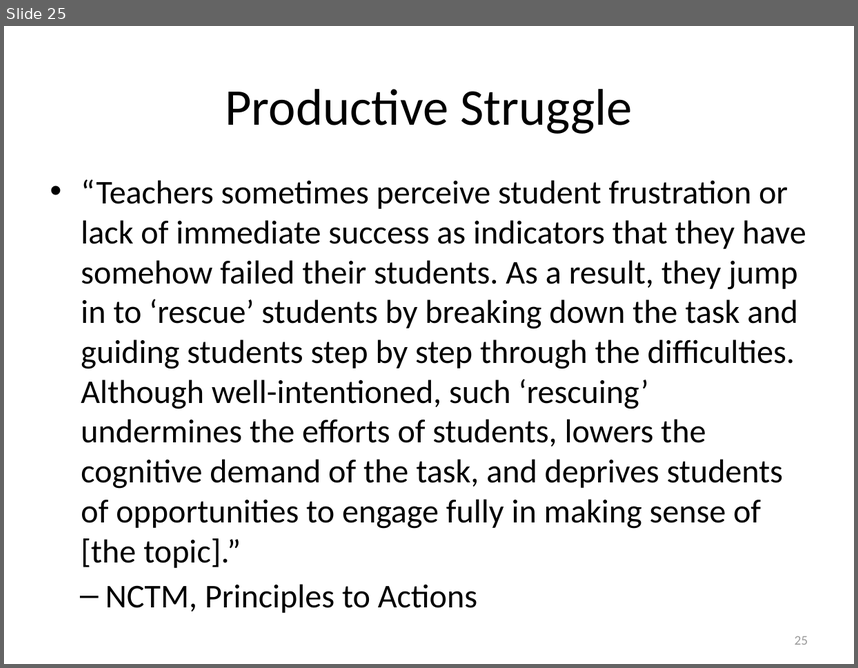
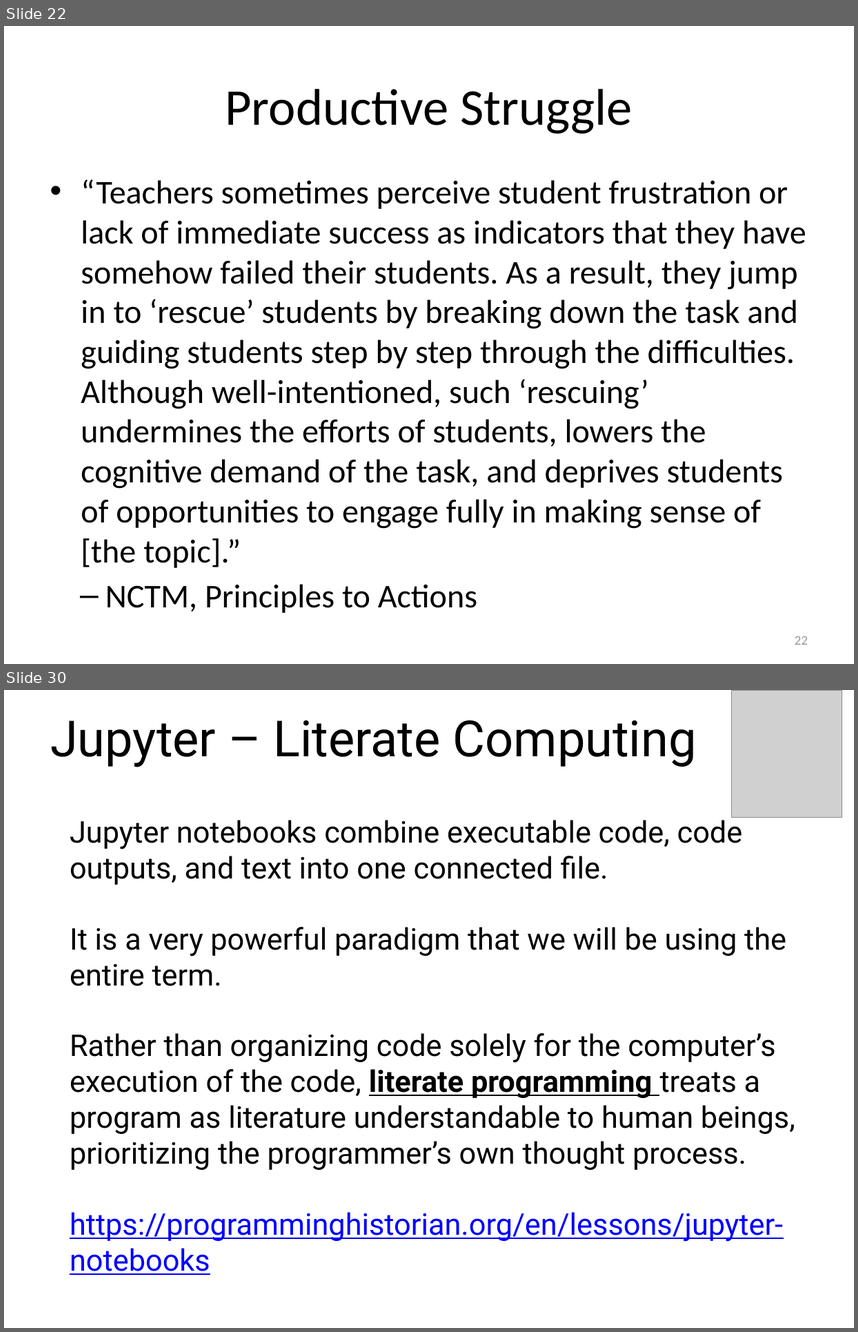
Before and after one commit to j-ales/PN4106_2026_27, a slide deck: slides/PS4106_lecture1_Intro.pptx. Shown one above the other, each under a label of ours: slide 25 before the commit, slides 22 and 30 after it; the slides between them are not shown. The pictures are 858x668 and 858x1332 pixels, drawn with LibreOffice and Linux fonts; fonts in the diff are those of the drawing; grey boxes stand for pictures. Boxes give left, top, right and bottom in pixels: in the first picture for what was removed or moved away, otherwise in the second. Text is boxed around its words. In the diff, an @@ line names an element or a change of style, - is before the commit and + after.

```diff
--- a/slides/PS4106_lecture1_Intro.pptx
+++ b/slides/PS4106_lecture1_Intro.pptx
@@ slide 30 added at box(4, 690, 854, 1328), background #FFFFFF @@
@@ picture added at box(732, 690, 843, 818) @@
@@ title added at box(50, 720, 697, 767), 60 pt, text #000000 @@
+Jupyter – Literate Computing
@@ text added at box(70, 816, 795, 1274), 36 pt, text #000000 @@
+Jupyter notebooks combine executable code, code outputs, and text into one connected file.
+It is a very powerful paradigm that we will be using the entire term.
+Rather than organizing code solely for the computer’s execution of the code, literate programming treats a program as literature understandable to human beings, prioritizing the programmer’s own thought process.
+https://programminghistorian.org/en/lessons/jupyter-notebooks
@@ what was slide 25 is now slide 22 @@
@@ page number at box(795, 635, 808, 644): text changed @@
-25
+22
```
Also in this commit, not shown: 3 slides changed, 5 other slides added, 3 slides removed, 3 other files.
